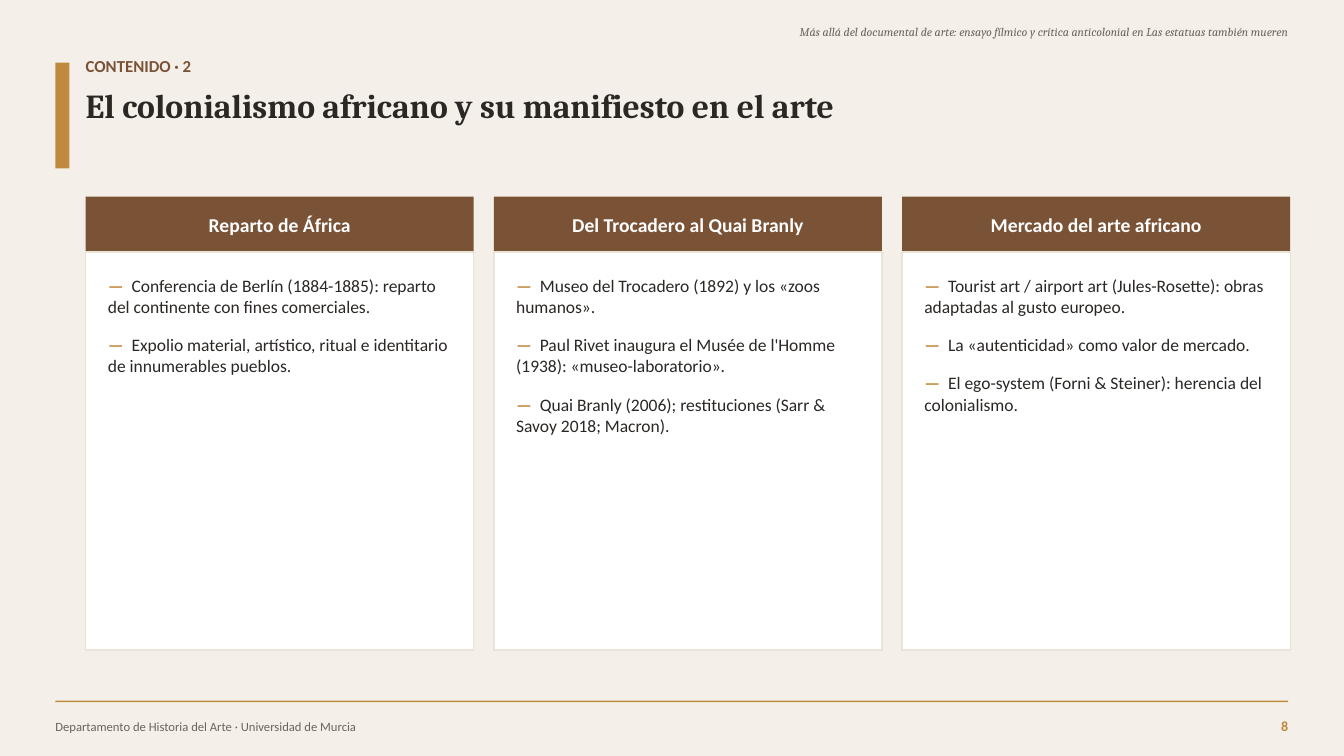
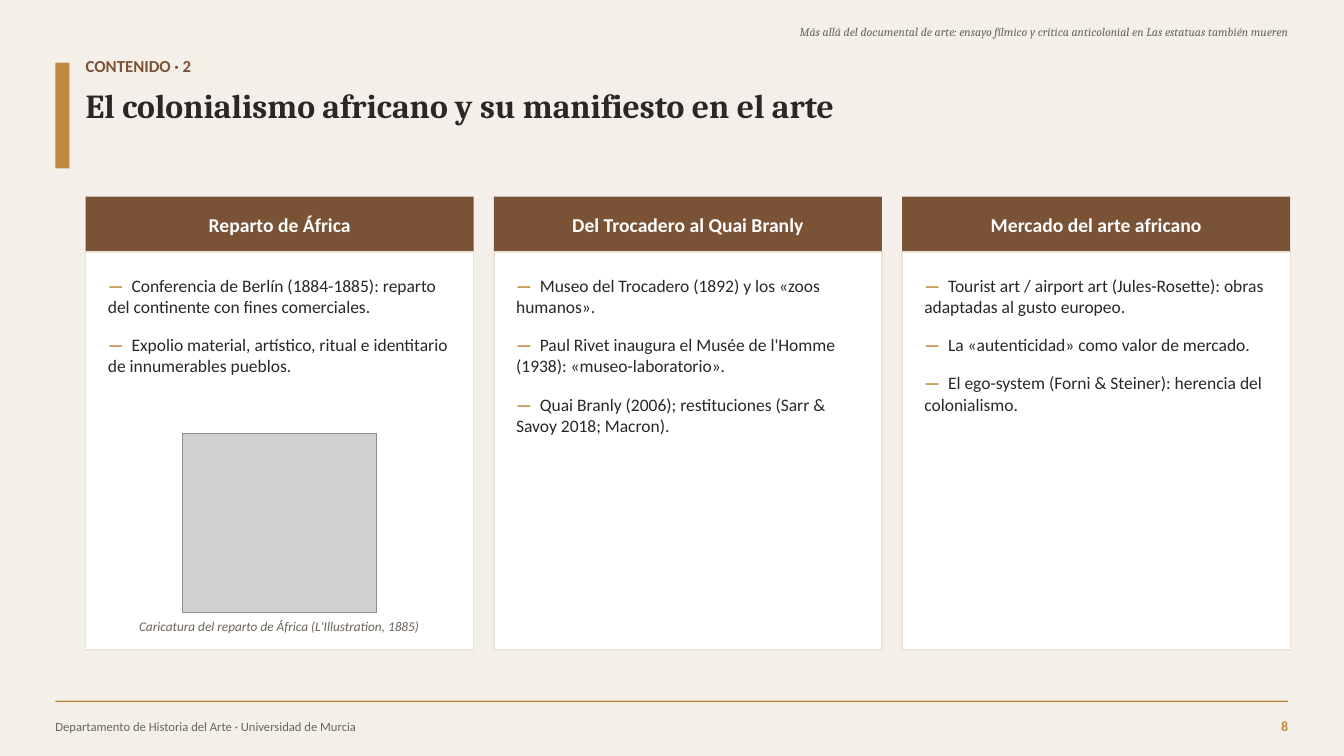
Before and after one commit to facundonicolasvgg/pedritojoseunitfg, a slide deck: slide 8 of Defensa_TFG_Las_estatuas_tambien_mueren.pptx. Drawn at 1344x756 pixels with LibreOffice and Linux fonts; fonts in the diff are those of the drawing; grey boxes stand for pictures. Boxes give left, top, right and bottom in pixels: in the first picture for what was removed or moved away, otherwise in the second. Text is boxed around its words. In the diff, an @@ line names an element or a change of style, - is before the commit and + after.

Commit message:
Añade imágenes extraídas del PDF (logo, caricatura y galería de obras del film)

```diff
--- a/Defensa_TFG_Las_estatuas_tambien_mueren.pptx
+++ b/Defensa_TFG_Las_estatuas_tambien_mueren.pptx
@@ picture added at (182, 434, 377, 613) @@
@@ text added at (139, 620, 419, 633), 9.5 pt, text #6B645C, italic @@
+Caricatura del reparto de África (L'Illustration, 1885)
```
Also in this commit, not shown: 2 other slides changed, 11 other files.
